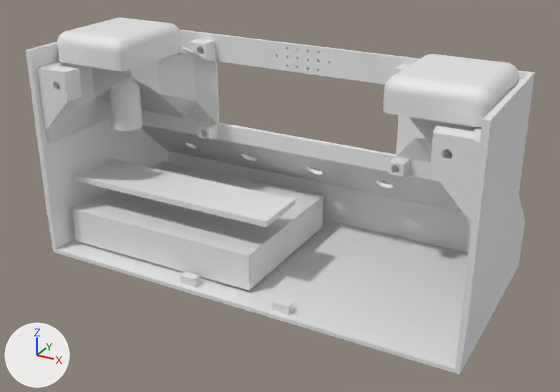
Two versions of the Blender file 3D/Chess_clock.blend, one commit apart.
One viewpoint serves both versions: a 50 mm lens placed at (0.119, -0.2172, 0.0973), pointed at (0.0019, -0.0044, -0.0091). Lighting does not change. The marker at lower left points along +X, +Y and +Z.

Objects in the first picture: 'Arduino', 'Front_box', 'Long_button_cutout', 'PCB', 'Player_button_right'.
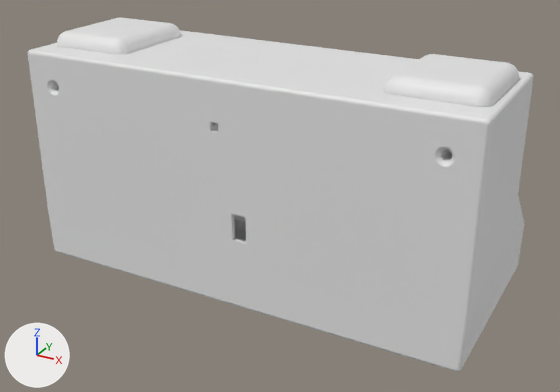
Boxes [x1, y1, x2, y2] around the edits, measured in the pictures (560 x 392 px):
'Back_box', shown
    after: [30, 31, 528, 369]
'Front_box', unchanged, covered by the edit
    before: [25, 30, 535, 374]
    after: [27, 30, 533, 372]
'Arduino', unchanged, covered by the edit
    before: [72, 162, 323, 291]
    after: [234, 220, 246, 241]
'PCB', unchanged, covered by the edit
    before: [75, 159, 295, 227]
    after: [234, 215, 246, 222]
'Long_button_cutout', unchanged, covered by the edit
    before: [109, 81, 143, 131]

Diff of the bpy script that builds the scene:
```diff
--- a/3D/Chess_clock.blend.py
+++ b/3D/Chess_clock.blend.py
@@ ob_back_box @@
 ob_back_box.location = (0.0, 0.03, -0.03)
-ob_back_box.hide_set(True)
```
